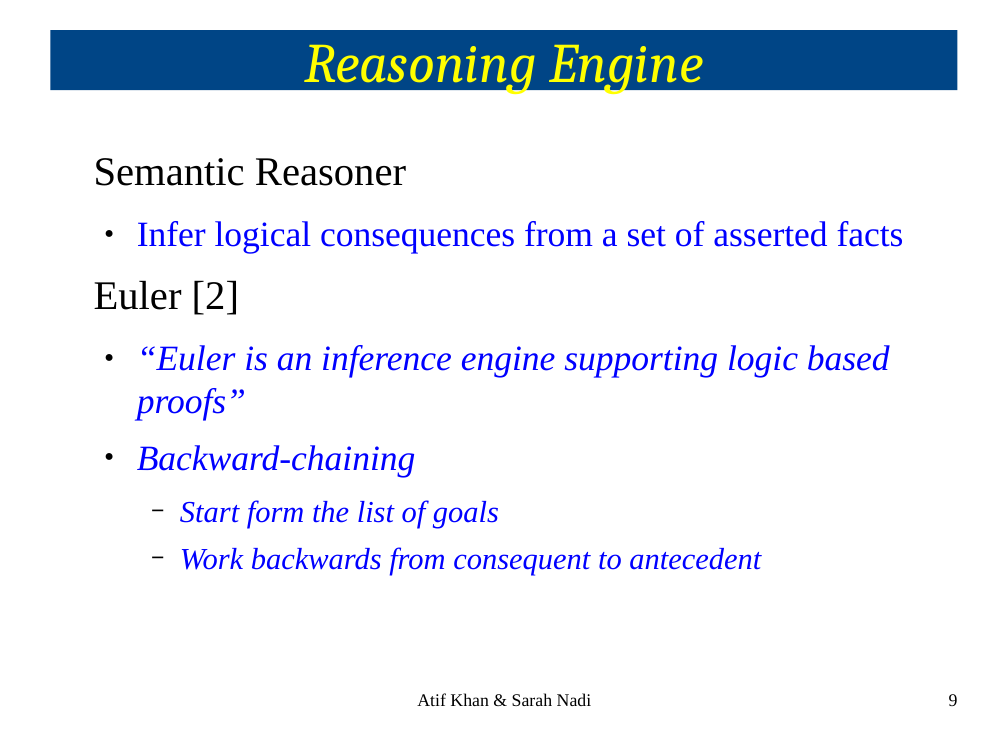
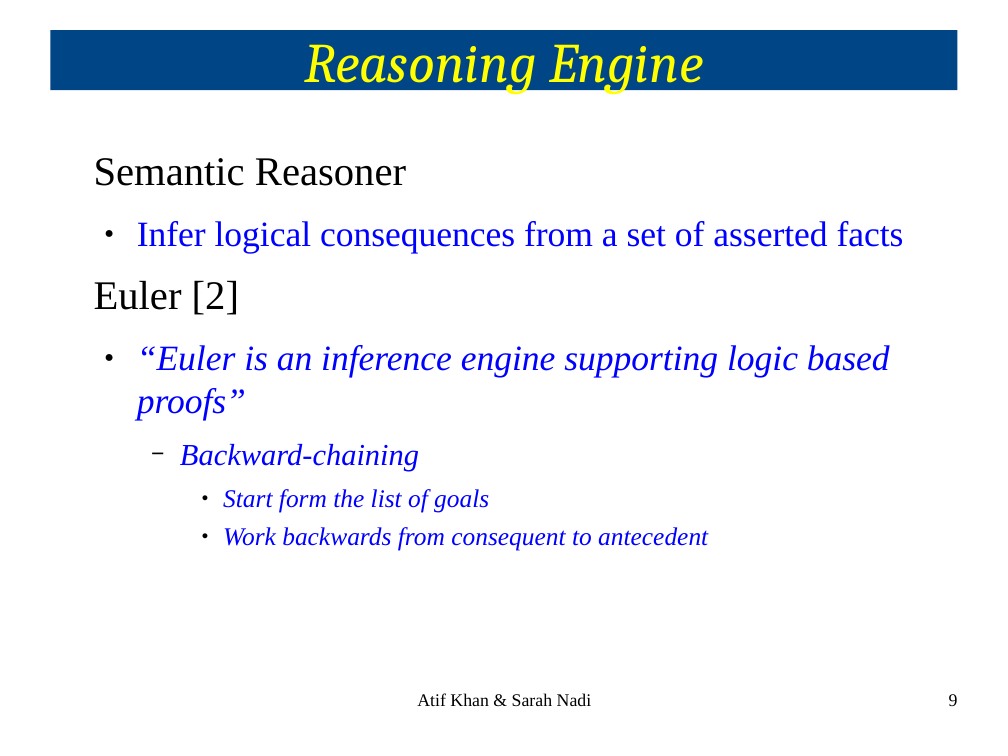
Before and after one commit to snadi/cs898proj, a slide deck: slide 9 of cs898proj/Presentation/CS898ProjPresentation.odp. Drawn at 1008x756 pixels with LibreOffice and Linux fonts; fonts in the diff are those of the drawing. Boxes give left, top, right and bottom in pixels: in the first picture for what was removed or moved away, otherwise in the second. Text is boxed around its words. In the diff, an @@ line names an element or a change of style, - is before the commit and + after.

```diff
--- a/cs898proj/Presentation/CS898ProjPresentation.odp
+++ b/cs898proj/Presentation/CS898ProjPresentation.odp
@@ text at <box>180,444,708,551</box>: size 28 to 24 pt in "Backward-chaining"; size 24 to 20 pt in "Start form the list of goals", "Work backwards from consequent to antecedent"; bullet ● to −; list level 2 to 3 in "Backward-chaining"; bullet − to ●; list level 3 to 4 in "Start form the list of ..."; list level 3 to 4 in "Work backwards from consequent to ..." @@
```
Also in this commit, not shown: 1 other slide changed.
